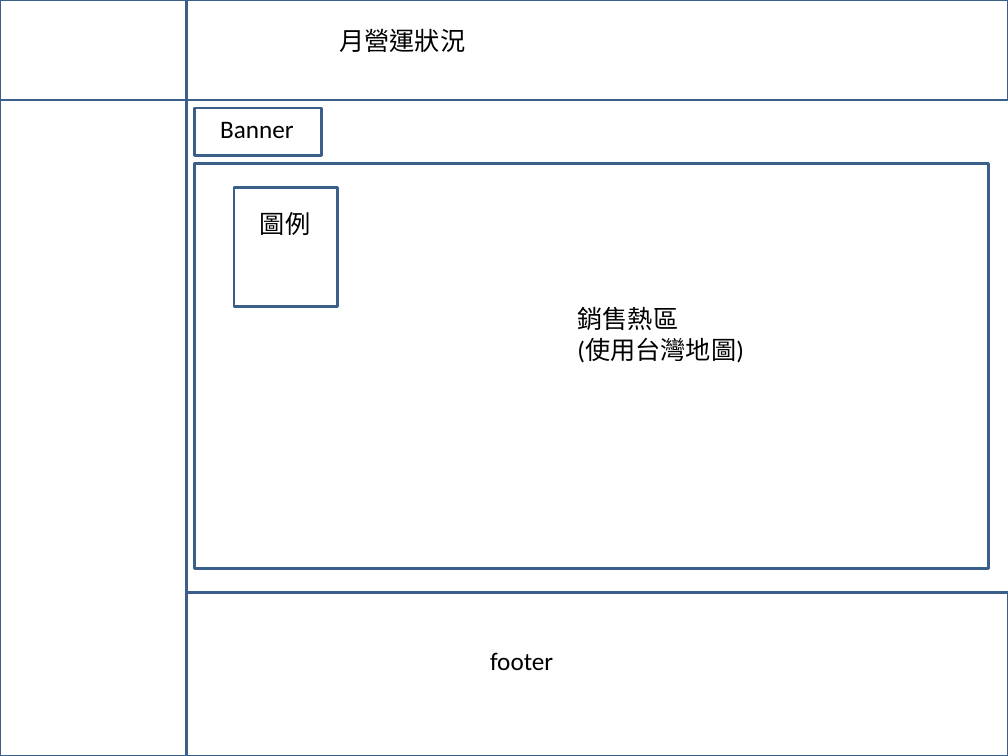
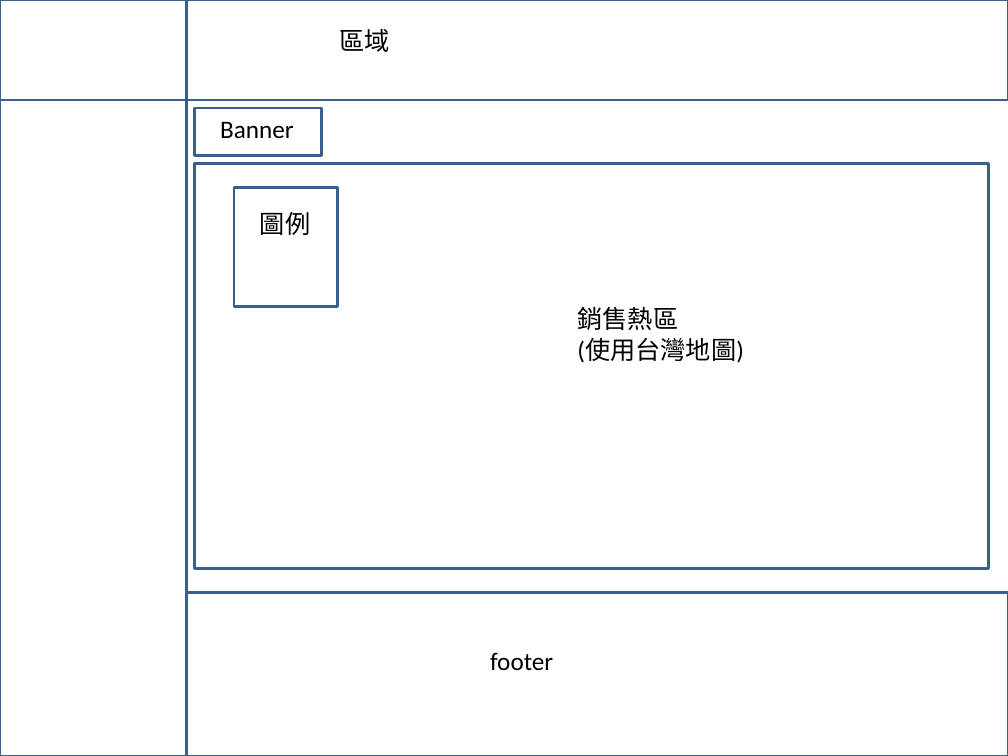
Before and after one commit to shadowkai0121/ShopManage, a slide deck: slide 3 of demo.pptx. Drawn at 1008x756 pixels with LibreOffice and Linux fonts; fonts in the diff are those of the drawing. Boxes give left, top, right and bottom in pixels: in the first picture for what was removed or moved away, otherwise in the second. Text is boxed around its words. In the diff, an @@ line names an element or a change of style, - is before the commit and + after.

```diff
--- a/demo.pptx
+++ b/demo.pptx
@@ text at [339,29,389,52]: text changed @@
-月營運狀況
+區域
```
Also in this commit, not shown: 1 other slide changed, 16 other files.
